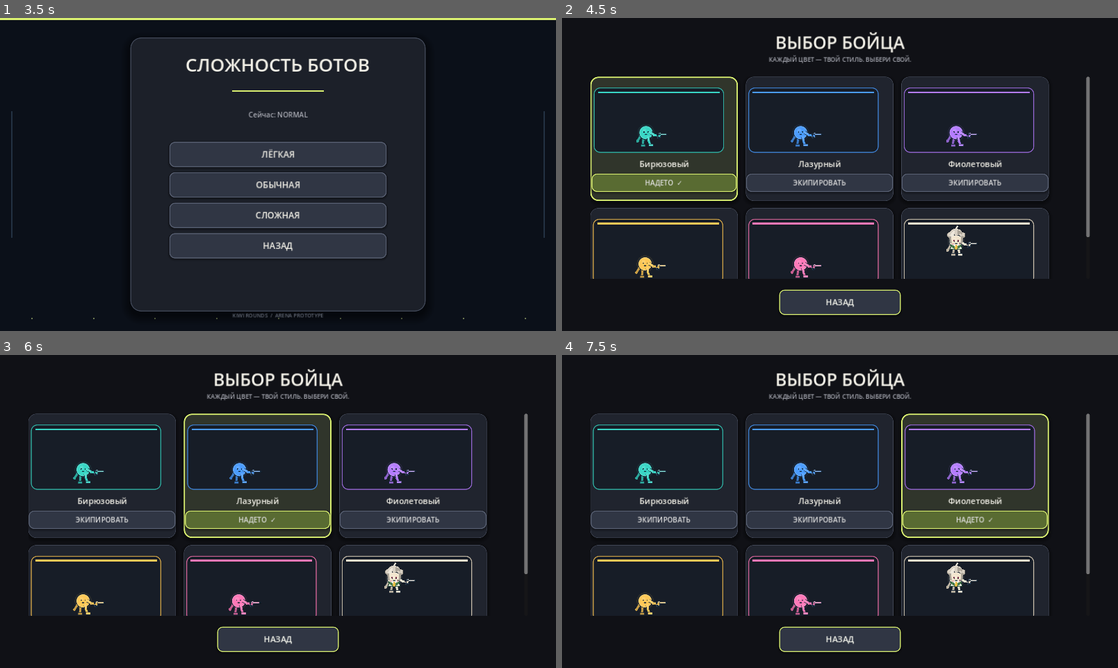
Above: before the commit, frames 1-4 (two rows, left to right).
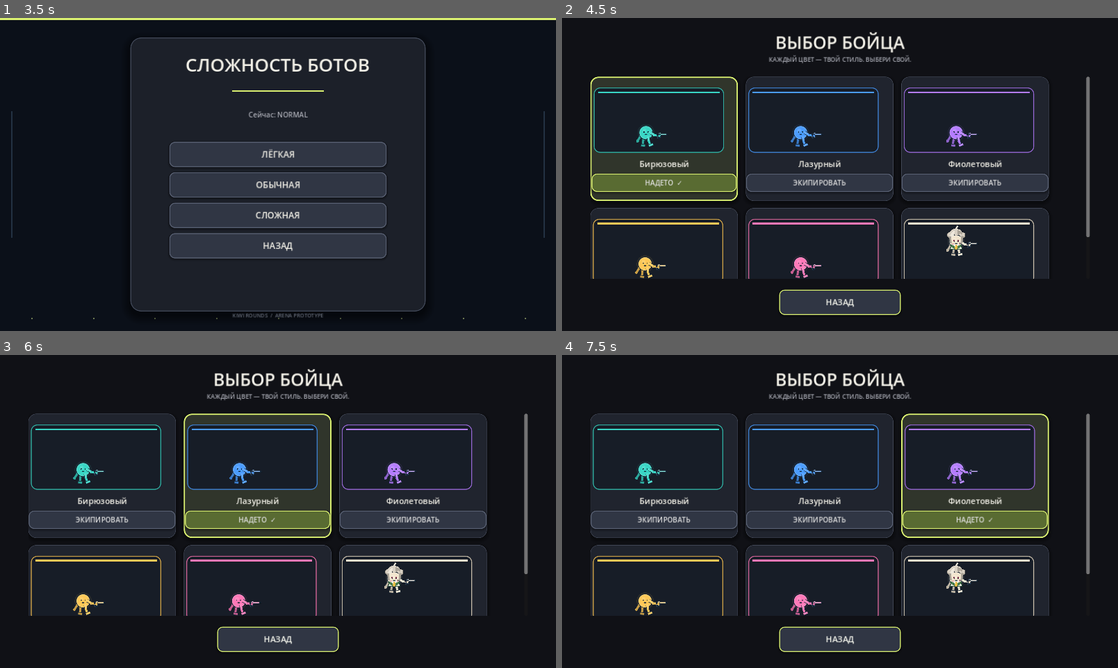
Above: after the commit, the same moments.

Repository: loslam-del/Kiwi-rounds
Game: Godot game, scene res://scenes/main.tscn
Same seed, same stepped clock (60 frames per second), same inputs: the game is played once before the commit and once after it.
Inputs:
- Up to frame 1 (3.5 s): click "ИГРАТЬ" at 0.5 s; click "ОНЛАЙН — ПОЗЖЕ" at 1.25 s; click "НАЗАД" at 2 s; click "ПРОТИВ БОТОВ" at 2.75 s
- Up to frame 2 (4.5 s): click "ЛЁГКАЯ" at 3.5 s; click "СКИН: Бирюзовый" at 4.25 s
- Up to frame 3 (6 s): click "НАДЕТО ✓" at 5 s; click "ЭКИПИРОВАТЬ" at 5.75 s
- Up to frame 4 (7.5 s): click "ЭКИПИРОВАТЬ" at 6.5 s; click "ЭКИПИРОВАТЬ" at 7.25 s

Frame 1 is identical in both runs. In frame 2, less than 0.1% of the frame differs, in the area x 14-73%, y 40-84%; in frame 3, less than 0.1%; in frame 4, less than 0.1%.

Commit message:
Rotate fighter feet with the articulated lower legs

Diff:
--- a/scripts/player.gd
+++ b/scripts/player.gd
@@ -463,8 +463,9 @@
     draw_line(hip_back, knee_back, dark, 4.8, true)
     draw_line(knee_back, foot_back, outline, 7.5, true)
     draw_line(knee_back, foot_back, dark, 4.6, true)
-    draw_line(foot_back + Vector2(-5,0), foot_back + Vector2(7,0), outline, 7.0, true)
-    draw_line(foot_back + Vector2(-4,0), foot_back + Vector2(6,0), dark, 4.0, true)
+    var foot_back_axis := Vector2(cos(foot_back_angle), -sin(foot_back_angle))
+    draw_line(foot_back - foot_back_axis * 5.0, foot_back + foot_back_axis * 7.0, outline, 7.0, true)
+    draw_line(foot_back - foot_back_axis * 4.0, foot_back + foot_back_axis * 6.0, dark, 4.0, true)
 
     var shoulder_back := Vector2(-12.0, -8.0)
     var shoulder_front := Vector2(12.0, -8.0)
@@ -498,8 +499,9 @@
     draw_circle(knee_front, 3.8, body_color.lightened(0.05))
     draw_line(knee_front, foot_front, outline, 7.5, true)
     draw_line(knee_front, foot_front, body_color, 4.6, true)
-    draw_line(foot_front + Vector2(-5,0), foot_front + Vector2(8,0), outline, 7.0, true)
-    draw_line(foot_front + Vector2(-4,0), foot_front + Vector2(7,0), light, 4.0, true)
+    var foot_front_axis := Vector2(cos(foot_front_angle), -sin(foot_front_angle))
+    draw_line(foot_front - foot_front_axis * 5.0, foot_front + foot_front_axis * 8.0, outline, 7.0, true)
+    draw_line(foot_front - foot_front_axis * 4.0, foot_front + foot_front_axis * 7.0, light, 4.0, true)
     draw_circle(hip_front, 4.0, light)
 
     # Near-side arm stays visibly separated from the body and bends at the elbow.
